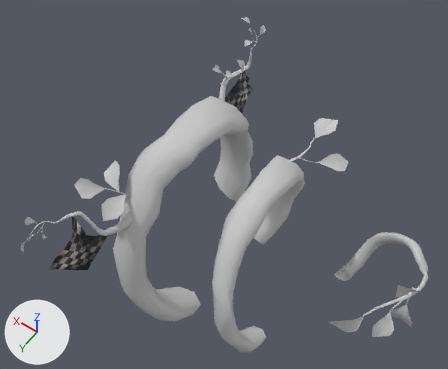
One commit to the FBX model Art/Environment/Assets/FinishingLine/Finishingline.FBX: the scene before it, then after it.
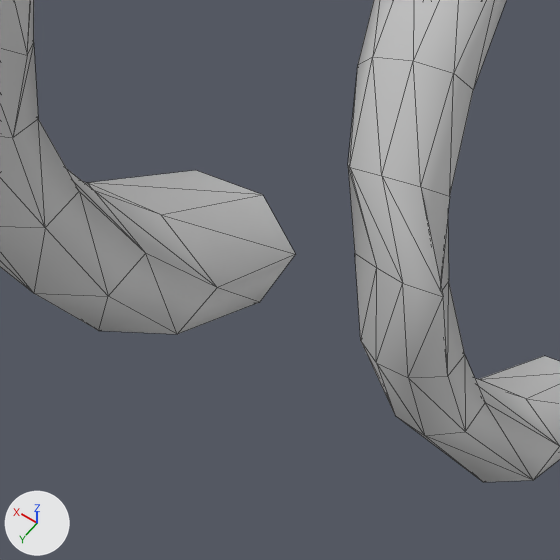
Old and new are each drawn whole from a 50 mm lens placed at (-12.3, 16.4, 33.1), pointed at (0.3, -1.2, 5.5) and again close up on the part from 31% to 57% of the width and 68% to 100% of the height. Lighting does not change. The marker at lower left points along +X, +Y and +Z. The close-ups show mesh edges as thin lines. Where no turn or scale is listed for an object, it has been applied to the vertices. Vertices at the same position are counted once.
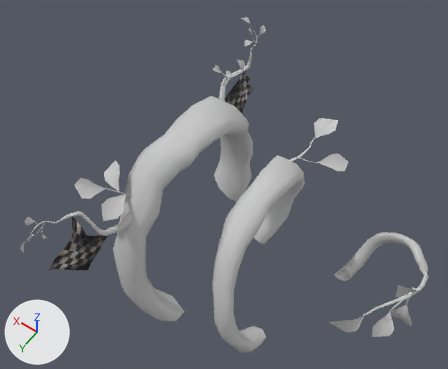
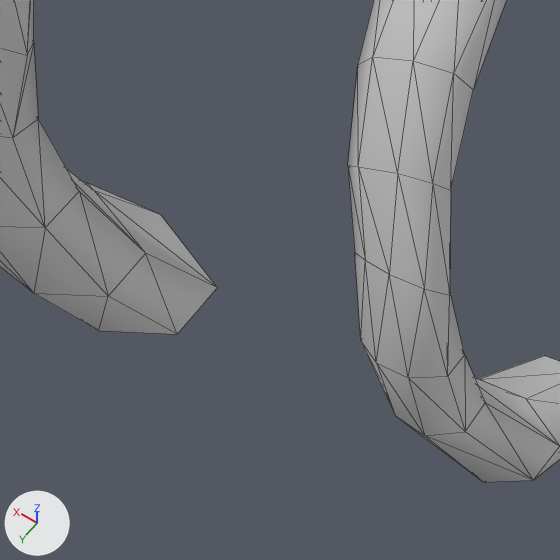
The newer file is also turned or shifted as a whole; pictures and numbers use the older file's frame.

Location of each change, (x1, y1, x2, y2) in pixels of the close-ups (560 x 560 px; the box of a moved part takes in the faces that stretch with it):
part 1 of me_mesh, moved or reshaped
    both: (348, 57, 473, 378)
part 2 of me_mesh, deleted
    before: (88, 170, 295, 334)

The change, as a diff of the scene's bpy script:
```diff
--- a/Art/Environment/Assets/FinishingLine/Finishingline.FBX.py
+++ b/Art/Environment/Assets/FinishingLine/Finishingline.FBX.py
@@ me_mesh @@
 # used by ob_object015; location = (-2.05, -0.65, 0.0)
 # verts and faces of me_mesh; kept vertices keep their numbers, new ones are numbered from 1824
 # before: 310 (-0.8, 4.8, 5.0) at pixel (349, 167), 328 (-1.2, 4.8, 5.3) at pixel (381, 175), 346 (-1.7, 4.7, 5.3) at pixel (420, 186), 364 (-1.9, 4.5, 5.0) at pixel (449, 196), 437 (-1.5, 5.3, 4.1) at pixel (376, 267)
 # before: 455 (-1.9, 5.4, 4.4) at pixel (402, 283), 473 (-2.4, 5.3, 4.5) at pixel (443, 296), 491 (-2.1, 5.0, 3.8)
-me_mesh.from_pydata(...)  # 1824 vertices, 3284 faces; spans x -10.0..7.7, y -8.6..9.7, z -4.7..11.1
+me_mesh.from_pydata(...)  # 1817 vertices, 3270 faces; spans x -10.0..7.7, y -8.6..9.7, z -2.9..11.1
+# me_mesh part 1
+verts[310] = (-0.9, 4.8, 5.0)  # moved, pixel (358, 166)
+verts[491] = (-2.2, 5.0, 3.8)  # moved, pixel (449, 295)
+verts[328] = (-1.3, 4.7, 5.2)  # moved, pixel (397, 173)
+verts[346] = (-1.7, 4.6, 5.2)  # moved, pixel (432, 183)
+verts[364] = (-1.8, 4.4, 4.9)  # moved, pixel (450, 190)
+verts[437] = (-1.2, 5.1, 3.7)  # moved, pixel (365, 260)
+verts[455] = (-1.6, 5.2, 4.0)  # moved, pixel (389, 274)
+verts[473] = (-2.0, 5.2, 4.1)  # moved, pixel (424, 288)
+# me_mesh part 2
+# 7 vertices are removed from x 1.9..4.1, y 2.2..3.6, z -4.7..-3.5
+# 14 faces are deleted
 me_mesh.materials.append(mat_07___default)
```
